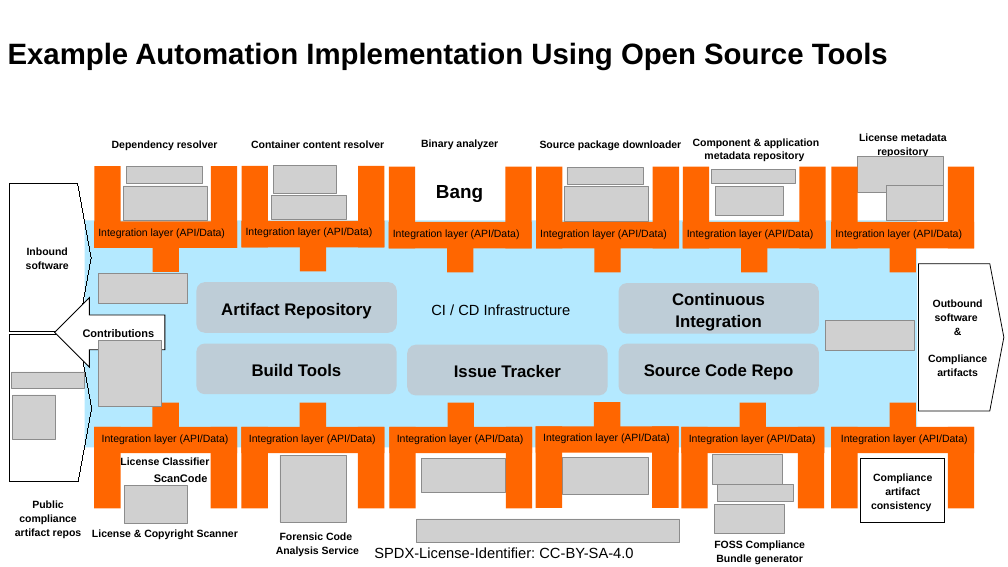
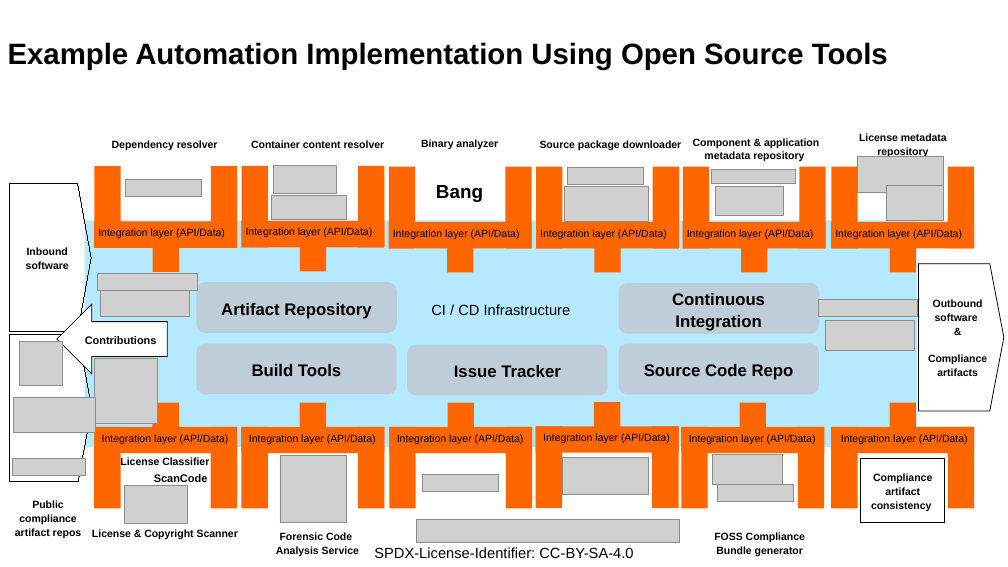
Before and after one commit to Open-Source-Compliance/Sharing-creates-value, a slide deck: slide 2 of Templates/Toolchain-big-picture-abstract-and-instance-example-7.pptx. Drawn at 1008x567 pixels with LibreOffice and Linux fonts; fonts in the diff are those of the drawing; grey boxes stand for pictures. Boxes give left, top, right and bottom in pixels: in the first picture for what was removed or moved away, otherwise in the second. Text is boxed around its words. In the diff, an @@ line names an element or a change of style, - is before the commit and + after.

Commit message:
Update Toolchain-big-picture-abstract-and-instance-example-7.pptx

```diff
--- a/Templates/Toolchain-big-picture-abstract-and-instance-example-7.pptx
+++ b/Templates/Toolchain-big-picture-abstract-and-instance-example-7.pptx
@@ picture removed at (124,186,208,220) @@
@@ picture: place and size @@
-picture at (126,166,203,184)
+picture at (125,180,202,197)
@@ picture added at (97,273,197,290) @@
@@ picture: place and size @@
-picture at (98,274,187,303)
+picture at (100,287,189,317)
@@ picture added at (818,299,918,317) @@
@@ left arrow "Contributions": place and size @@
-left arrow "Contributions" at (54,298,165,367)
+left arrow "Contributions" at (57,304,167,373)
@@ picture: place and size @@
-picture at (13,394,56,439)
+picture at (20,342,63,386)
@@ picture: place and size @@
-picture at (99,341,162,406)
+picture at (94,358,157,423)
@@ picture added at (14,397,96,432) @@
@@ picture: place and size @@
-picture at (11,372,84,388)
+picture at (13,459,85,475)
@@ picture removed at (422,459,506,493) @@
@@ picture added at (422,475,499,492) @@
@@ picture removed at (715,504,785,533) @@
@@ text "FOSS Compliance Bundle generator": place and size @@
-text "FOSS Compliance Bundle generator" at (714,540,805,564)
+text "FOSS Compliance Bundle generator" at (714,532,805,556)
```
